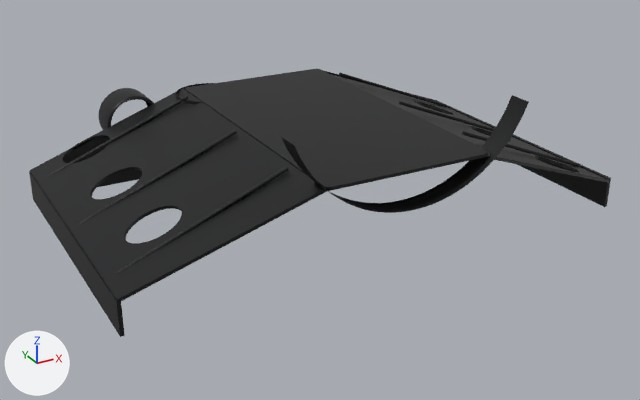
Two versions of the glTF model public/parts/upper-air-guide.glb, one commit apart.
One viewpoint serves both versions: a camera (50 mm lens) standing at (-460.0, -843.0, 468.0) and looking at (-4.0, -14.0, 54.0). The lights are fixed; the arrows at lower left show +X, +Y and +Z. The older version comes first. Vertices at exactly the same position are counted once.

The first picture shows 'upper-air-guide:satinBlack'.
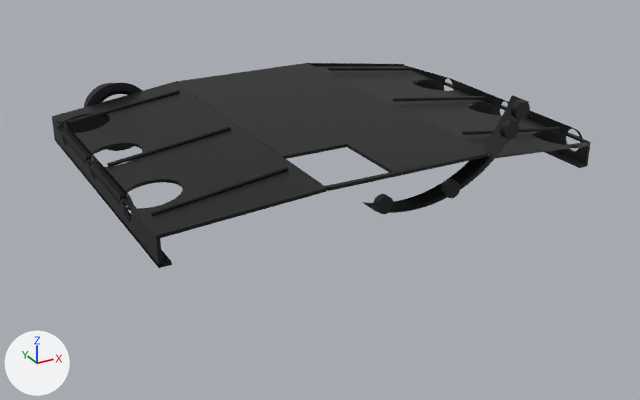
The change, as a diff of the scene's bpy script:
```diff
--- a/public/parts/upper-air-guide.glb.py
+++ b/public/parts/upper-air-guide.glb.py
@@ me_mesh_0 @@
 # used by ob_upper_air_guide_satinblack; parent = ob_upper_air_guide; location = (0.0, 6.5, 123.5); scale = (292.0, 292.0, 292.0)
-me_mesh_0.from_pydata(...)  # 802 vertices, 1368 faces; spans x -1.0..1.0, y -0.7..0.7, z -0.27..0.27
+me_mesh_0.from_pydata(...)  # 1292 vertices, 2354 faces; spans x -1.0..1.0, y -0.87..0.87, z -0.26..0.26
+# me_mesh_0 part 1: the loose piece of 14 vertices spanning x 0.36..0.96, y 0.42..0.44, z -0.14..0.11 is scaled about its middle by (0.89, 1.14, 0.293), then moved by (0.02, 0.12, 0.03)
+# me_mesh_0 part 2: the loose piece of 14 vertices spanning x 0.36..0.96, y -0.06..-0.05, z -0.14..0.11 is scaled about its middle by (0.89, 1.13, 0.293), then moved by (0.02, 0.0, 0.03)
+# me_mesh_0 part 3: the loose piece of 14 vertices spanning x 0.36..0.96, y -0.48..-0.47, z -0.14..0.11 is scaled about its middle by (0.89, 1.14, 0.293), then moved by (0.02, -0.11, 0.03)
+# me_mesh_0 part 4: the loose piece of 14 vertices spanning x -0.96..-0.36, y 0.42..0.44, z -0.14..0.11 is scaled about its middle by (0.889, 1.14, 0.293), then moved by (-0.02, 0.12, 0.03)
+# me_mesh_0 part 5: the loose piece of 14 vertices spanning x -0.96..-0.36, y -0.06..-0.05, z -0.14..0.11 is scaled about its middle by (0.889, 1.13, 0.293), then moved by (-0.02, 0.0, 0.03)
+# me_mesh_0 part 6: the loose piece of 14 vertices spanning x -0.96..-0.36, y -0.48..-0.47, z -0.14..0.11 is scaled about its middle by (0.889, 1.14, 0.293), then moved by (-0.02, -0.11, 0.03)
+# me_mesh_0 part 7: a new loose piece, a 16-sided cylinder along y spanning x -0.186..-0.116, y -0.872..-0.842, z -0.079..-0.009, in mat_satinblack (black #1b1c1e)
+# me_mesh_0 part 8: a new loose piece, a 16-sided cylinder along y spanning x 0.118..0.188, y -0.872..-0.842, z -0.079..-0.009, in mat_satinblack (black #1b1c1e)
+# me_mesh_0 part 9: a new loose piece, a 16-sided cylinder along y spanning x 0.384..0.454, y -0.872..-0.842, z 0.113..0.183, in mat_satinblack (black #1b1c1e)
+# me_mesh_0 part 10: a new loose piece, a 16-sided cylinder along y spanning x 0.428..0.498, y -0.872..-0.842, z 0.188..0.258, in mat_satinblack (black #1b1c1e)
+# me_mesh_0 part 11: the loose piece of 152 vertices spanning x -1.0..-0.33, y -0.68..0.58, z -0.16..0.1 is rebuilt with 152 vertices and now spans x -1.0..-0.37, y -0.82..0.7, z -0.04..0.05
+# me_mesh_0 part 12: the loose piece of 152 vertices spanning x 0.32..0.99, y -0.68..0.57, z -0.17..0.09 is rebuilt with 152 vertices and now spans x 0.37..1.0, y -0.82..0.7, z -0.06..0.04
+# me_mesh_0 part 13: the loose piece of 104 vertices spanning x -0.33..0.33, y -0.68..0.57, z 0.09..0.1 is rebuilt with 112 vertices and now spans x -0.37..0.37, y -0.82..0.7, z 0.04..0.05
+# me_mesh_0 part 14: a new loose piece of 334 vertices spanning x -0.98..0.98, y -0.74..0.72, z -0.15..0.05, in mat_satinblack (black #1b1c1e)
+# me_mesh_0 part 15: a new loose piece of 224 vertices spanning x -0.83..-0.49, y 0.72..0.87, z -0.26..0.08, in mat_satinblack (black #1b1c1e)
+# me_mesh_0 part 16: the loose piece of 128 vertices spanning x -0.66..-0.43, y 0.57..0.7, z -0.14..0.1 is deleted
+# me_mesh_0 part 17: the loose piece of 98 vertices spanning x -0.45..0.45, y -0.7..-0.61, z -0.03..0.27 is deleted
+# me_mesh_0 part 18: the loose piece of 48 vertices spanning x -0.39..-0.12, y 0.32..0.59, z 0.09..0.1 is deleted
+# me_mesh_0 part 19: 36 vertices removed from x -1.0..1.0, y -0.61..0.58, z -0.27..0.1
+# other edits to the shape of me_mesh_0 do not show in these pictures
 me_mesh_0.materials.append(mat_satinblack)
@@ ob_upper_air_guide_satinblack @@
 ob_upper_air_guide_satinblack.parent = ob_upper_air_guide
-ob_upper_air_guide_satinblack.location = (0.0, 6.5, 123.5)
-ob_upper_air_guide_satinblack.scale = (292.0, 292.0, 292.0)
+ob_upper_air_guide_satinblack.location = (-0.221, 19.3, 140.2)
+ob_upper_air_guide_satinblack.scale = (257.0, 257.0, 257.0)
```

What differs and where, as boxes (x1, y1, x2, y2) in the pictures (640 x 400 px; the box of a moved part takes in the faces that stretch with it):
'upper-air-guide:satinBlack', reshaped, moved, rescaled (7% narrower, 23% shorter)
    before: (29, 69, 611, 337)
    after: (52, 63, 591, 268)
part 1 of me_mesh_0, moved or reshaped
    before: (339, 73, 447, 107)
    after: (328, 67, 415, 71)
part 2 of me_mesh_0, moved or reshaped
    before: (399, 101, 494, 131)
    after: (392, 96, 485, 101)
part 3 of me_mesh_0, moved or reshaped
    before: (462, 131, 580, 167)
    after: (462, 127, 560, 135)
part 4 of me_mesh_0, moved or reshaped
    before: (46, 95, 189, 177)
    after: (68, 89, 180, 124)
part 5 of me_mesh_0, moved or reshaped
    before: (79, 130, 237, 223)
    after: (107, 126, 231, 167)
part 6 of me_mesh_0, moved or reshaped
    before: (115, 166, 288, 274)
    after: (151, 166, 288, 215)
part 7 of me_mesh_0, added
    after: (373, 194, 394, 214)
part 8 of me_mesh_0, added
    after: (441, 179, 460, 198)
part 9 of me_mesh_0, added
    after: (500, 120, 519, 140)
part 10 of me_mesh_0, added
    after: (510, 100, 530, 119)
part 11 of me_mesh_0, rebuilt (7% narrower, 27% shorter)
    before: (30, 88, 327, 302)
    after: (52, 83, 327, 239)
part 12 of me_mesh_0, rebuilt (15% shorter)
    before: (331, 74, 609, 182)
    after: (314, 66, 590, 158)
part 13 of me_mesh_0, rebuilt
    before: (185, 69, 490, 191)
    after: (177, 64, 490, 191)
part 14 of me_mesh_0, added
    after: (52, 63, 591, 268)
part 15 of me_mesh_0, added (black)
    after: (84, 82, 142, 151)
part 16 of me_mesh_0, deleted (black)
    before: (99, 88, 154, 130)
part 17 of me_mesh_0, deleted
    before: (281, 95, 529, 213)
part 18 of me_mesh_0, deleted
    before: (175, 83, 213, 104)
part 19 of me_mesh_0, deleted
    before: (29, 71, 611, 337)
